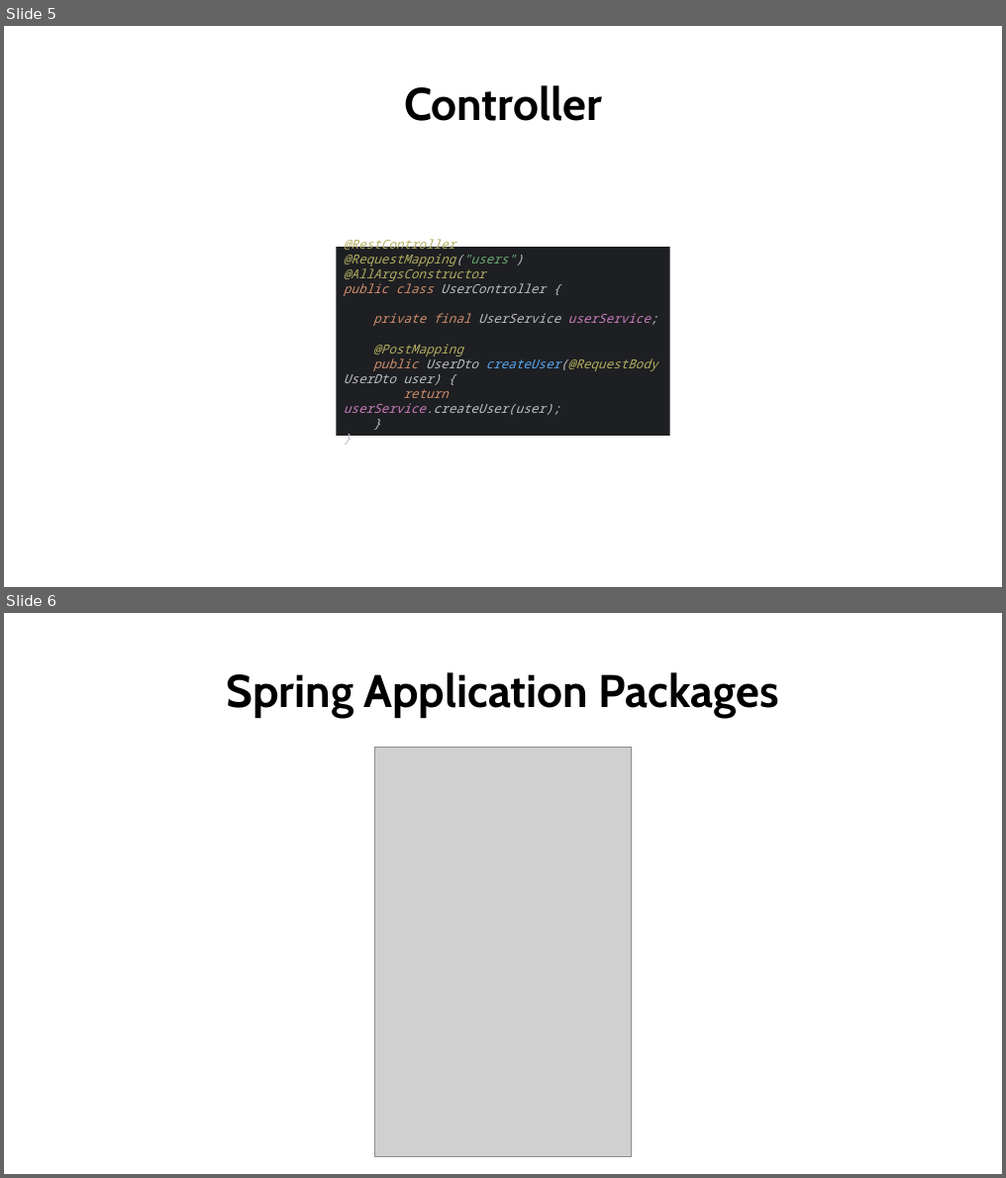
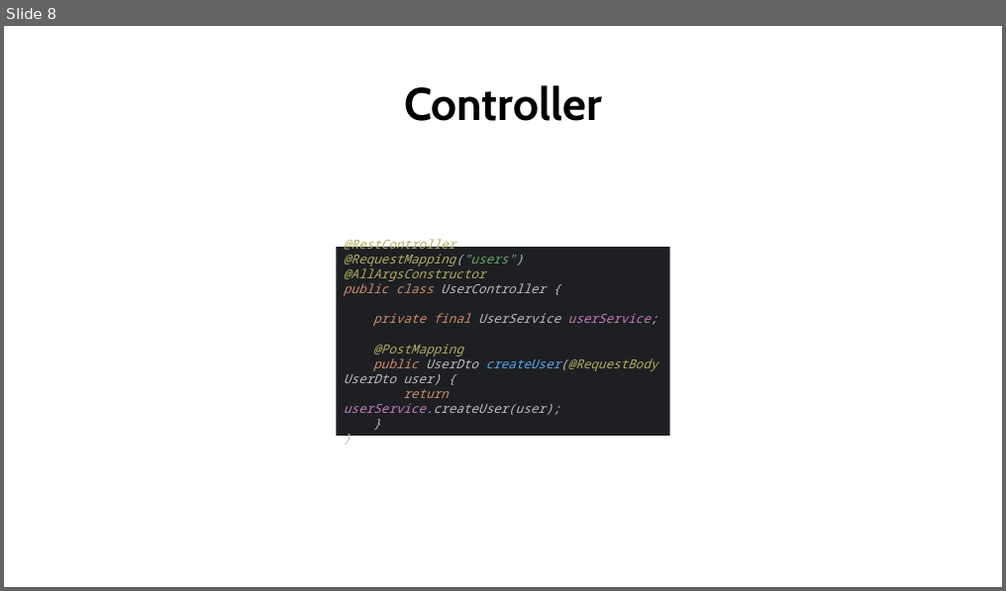
Before and after one commit to aminebag/distributed_systems, a slide deck: spring.pptx. Shown one above the other, each under a label of ours: slides 5 and 6 before the commit, slide 8 after it. The pictures are 1006x1178 and 1006x591 pixels, drawn with LibreOffice and Linux fonts; fonts in the diff are those of the drawing; grey boxes stand for pictures. Boxes give left, top, right and bottom in pixels: in the first picture for what was removed or moved away, otherwise in the second. Text is boxed around its words. In the diff, an @@ line names an element or a change of style, - is before the commit and + after.

```diff
--- a/spring.pptx
+++ b/spring.pptx
@@ slide 6 removed at bbox=[4, 613, 1002, 1174], background #FFFFFF @@
@@ text removed at bbox=[227, 672, 779, 718] @@
-Spring Application Packages
@@ picture removed at bbox=[374, 747, 632, 1157] @@
@@ what was slide 5 is now slide 8 @@
```
Also in this commit, not shown: 1 slide changed, 4 slides added.
